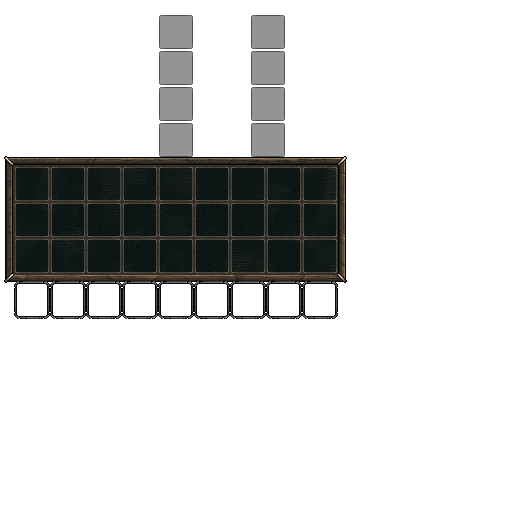
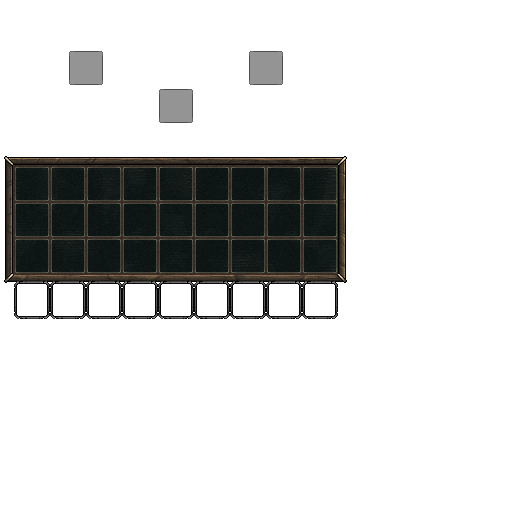
Layer changes from the first 512px x 512px image to the second:
added group "WoodLabel" (1st of 2) with 5 layers above "WritingDesk" over [left=69, top=15, right=285, bottom=157]
added group "slots" (3rd of 6, in "WoodLabel") with 3 layers in group "WoodLabel" over [left=69, top=51, right=283, bottom=123]
added layer "Layer 2 copy 3" (3rd of 11, in "WoodLabel" › "slots") in group "slots" over [left=249, top=51, right=283, bottom=85]
added layer "Layer 2 copy 2" (2nd of 6, in "WoodLabel" › "slots") in group "slots" over [left=159, top=89, right=193, bottom=123]
added layer "Layer 2" (3rd of 6, in "WoodLabel" › "slots") in group "slots" over [left=69, top=51, right=103, bottom=85]
hid group "ArmorStand" (12 layers) over [left=69, top=15, right=285, bottom=157]
